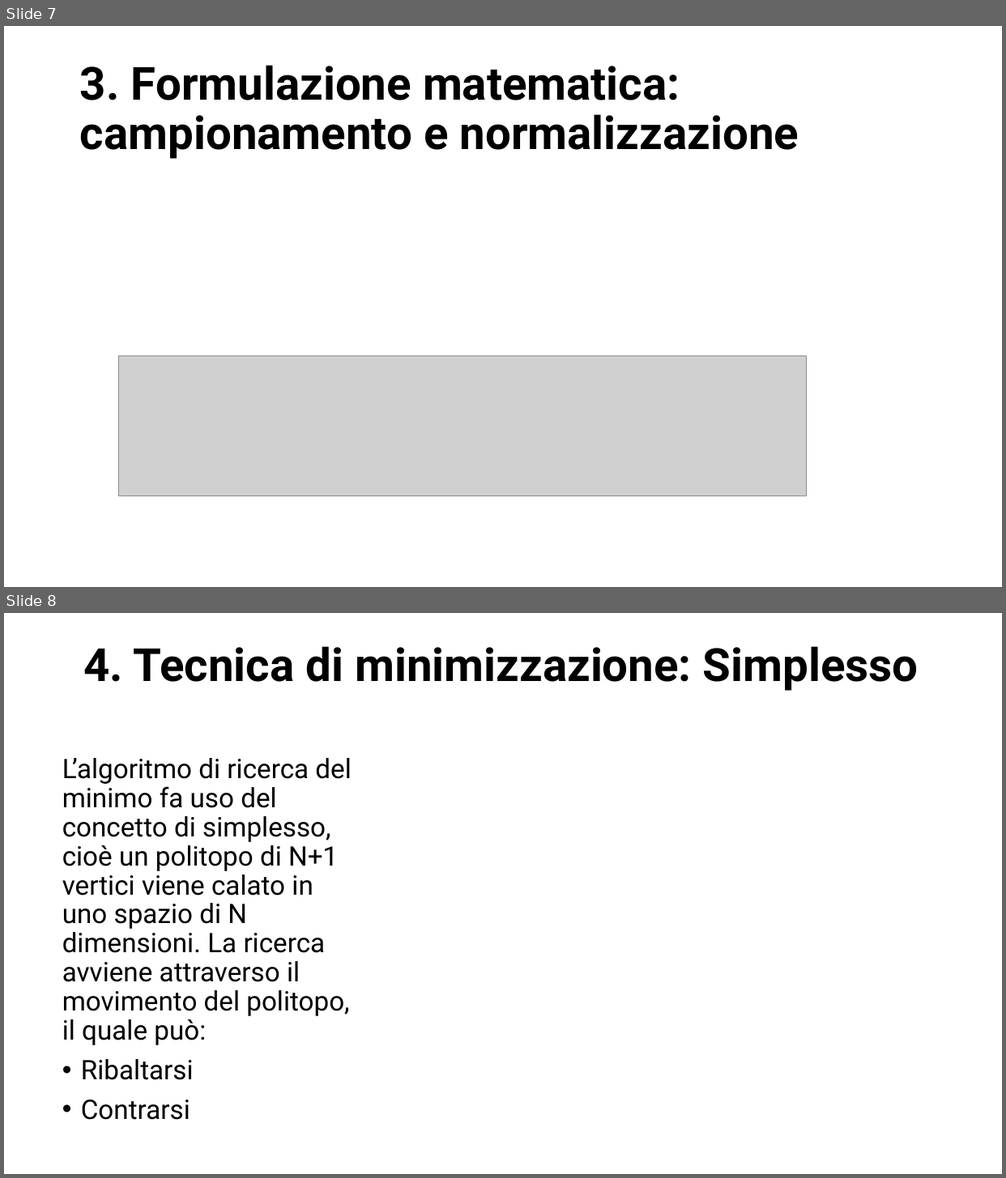
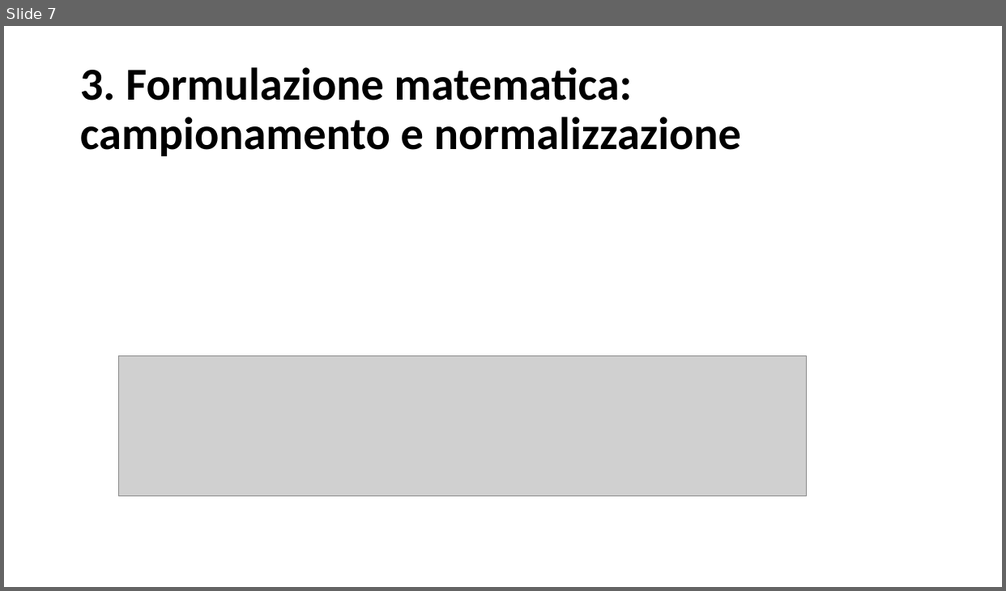
Before and after one commit to BernardoGiordano/NelderMeadMethod, a slide deck: presentazione progetto/Presentazione martone MOTT.pptx. Shown one above the other, each under a label of ours: slides 7 and 8 before the commit, slide 7 after it. The pictures are 1006x1178 and 1006x591 pixels, drawn with LibreOffice and Linux fonts; fonts in the diff are those of the drawing; grey boxes stand for pictures; background and template pictures are left out. Boxes give left, top, right and bottom in pixels: in the first picture for what was removed or moved away, otherwise in the second. Text is boxed around its words. In the diff, an @@ line names an element or a change of style, - is before the commit and + after.

```diff
--- a/presentazione progetto/Presentazione martone MOTT.pptx
+++ b/presentazione progetto/Presentazione martone MOTT.pptx
@@ slide 8 removed at [4, 613, 1002, 1174], background picture (left out) @@
@@ title removed at [84, 646, 918, 691] @@
-4. Tecnica di minimizzazione: Simplesso
@@ text removed at [62, 758, 351, 1120] @@
-L’algoritmo di ricerca del minimo fa uso del concetto di simplesso, cioè un politopo di N+1 vertici viene calato in uno spazio di N dimensioni. La ricerca avviene attraverso il movimento del politopo, il quale può:
-• Ribaltarsi
-• Contrarsi
@@ slide 7 changed as well @@
@@ title "3. Formulazione matematica: campionamento e ..." at [80, 67, 741, 156]: font Roboto to Calibri @@
```
Also in this commit, not shown: 6 other slides changed, 2 slides added, 1 other slide removed.
